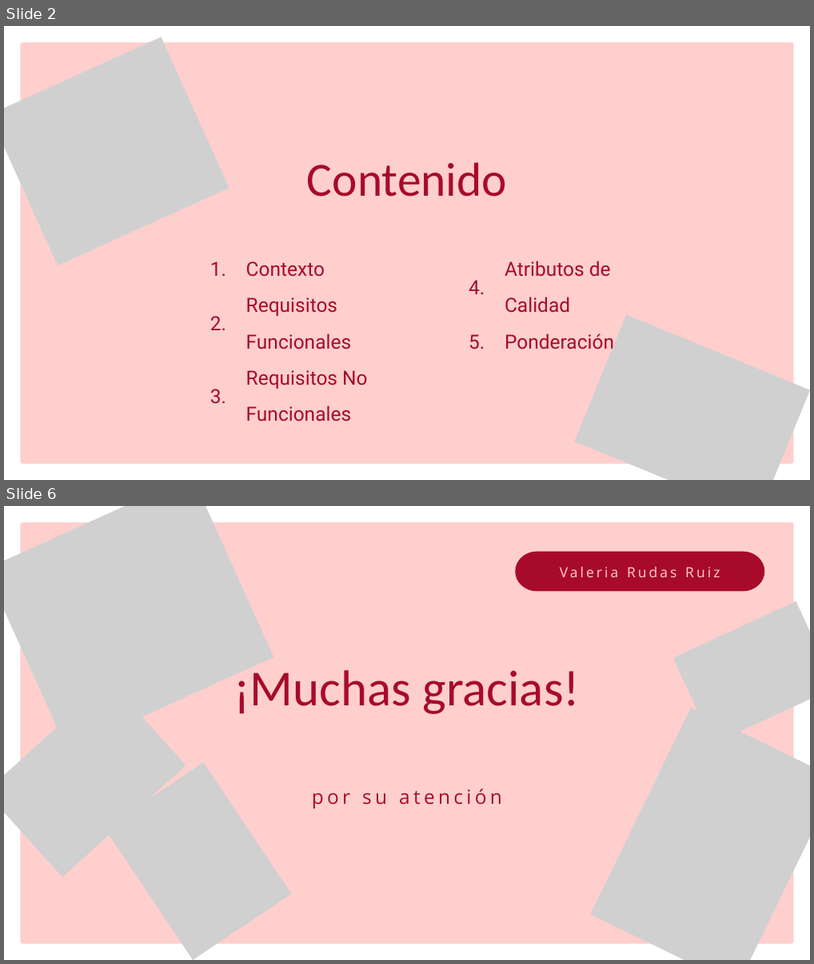
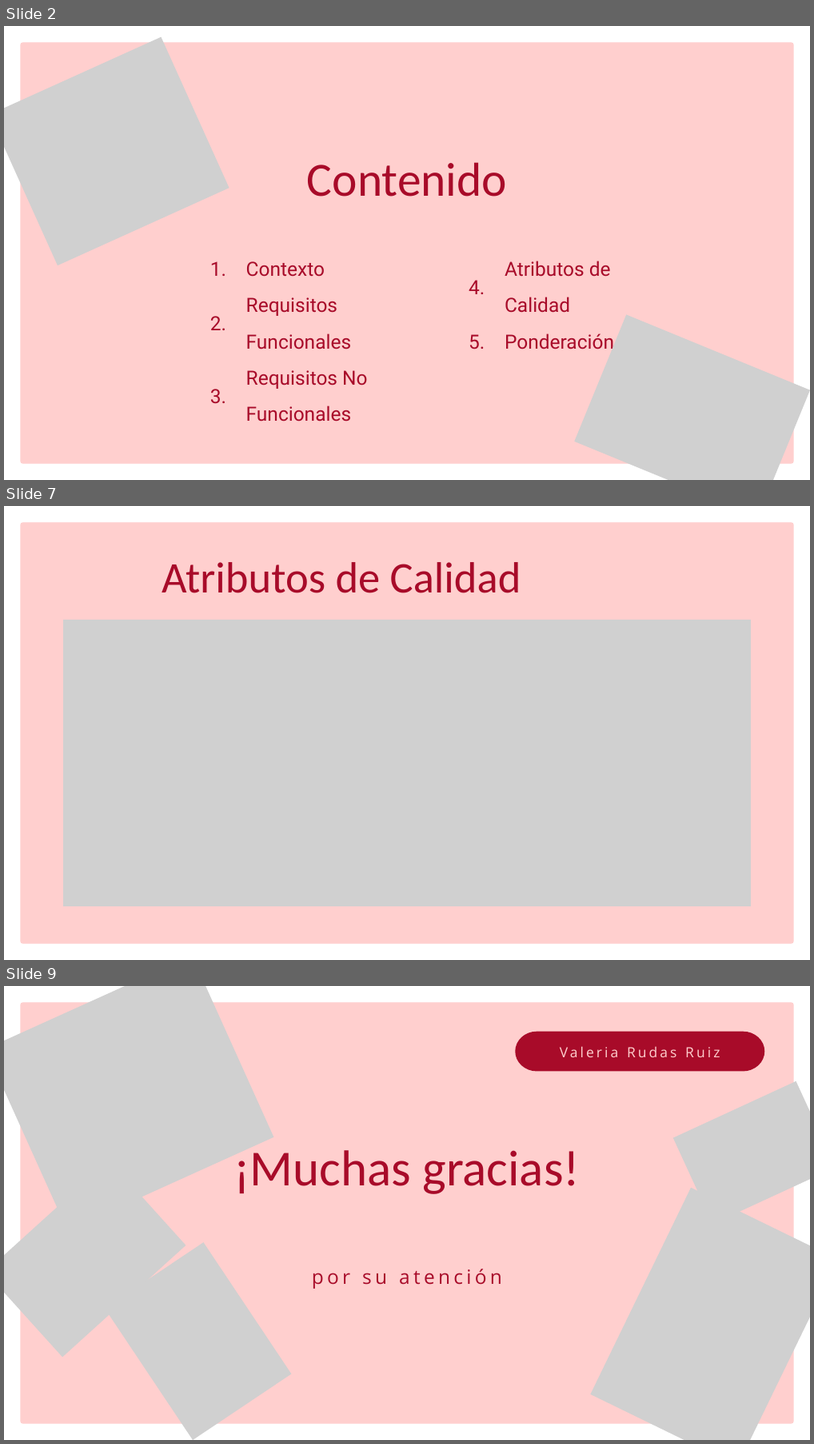
Before and after one commit to Jucer74/SoftwareArchitecture, a slide deck: Project/Context/Varime.Context.pptx. Shown one above the other, each under a label of ours: slides 2 and 6 before the commit, slides 2, 7 and 9 after it; the slides between them are not shown. The pictures are 814x964 and 814x1444 pixels, drawn with LibreOffice and Linux fonts; fonts in the diff are those of the drawing; grey boxes stand for pictures. Boxes give left, top, right and bottom in pixels: in the first picture for what was removed or moved away, otherwise in the second. Text is boxed around its words. In the diff, an @@ line names an element or a change of style, - is before the commit and + after.

```diff
--- a/Project/Context/Varime.Context.pptx
+++ b/Project/Context/Varime.Context.pptx
@@ slide 7 added at [4,506,810,960], background #FFFFFF @@
@@ freeform shape added at [20,522,794,943], fill #FFCFCE @@
@@ text added at [162,562,522,593], 78 pt, text #A80B29 @@
+Atributos de Calidad
@@ picture added at [63,620,751,906] @@
@@ what was slide 6 is now slide 9 @@
```
Also in this commit, not shown: 2 slides changed, 3 other slides added, 1 slide removed.
